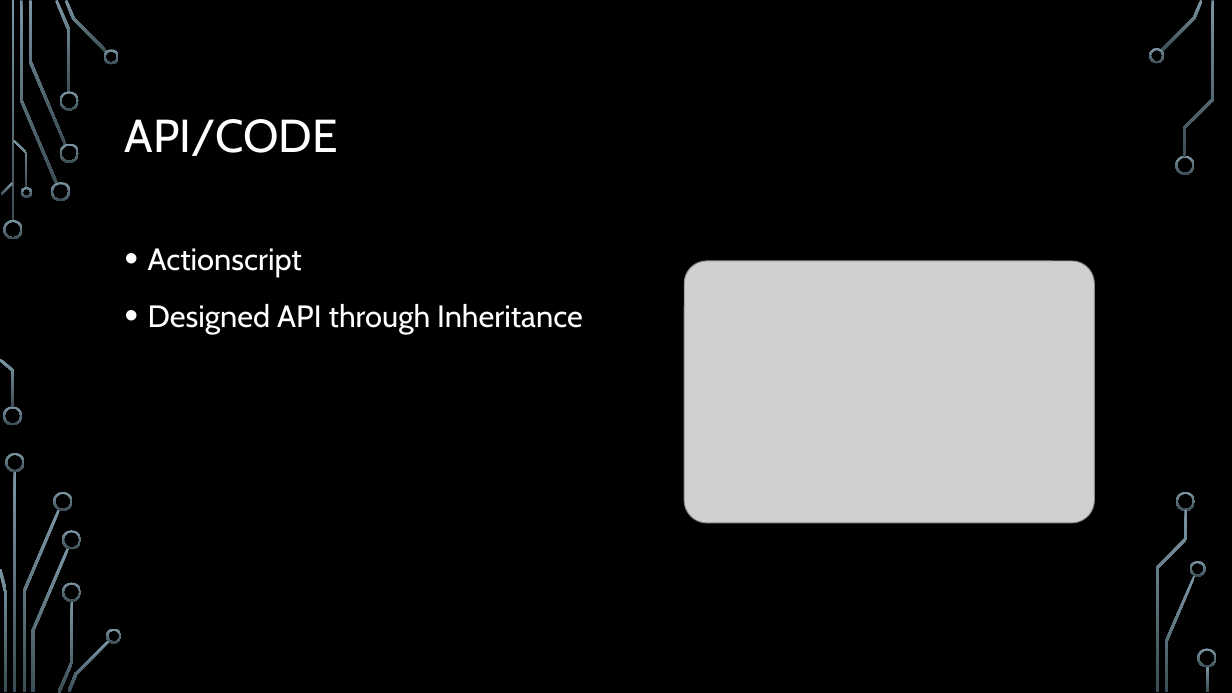
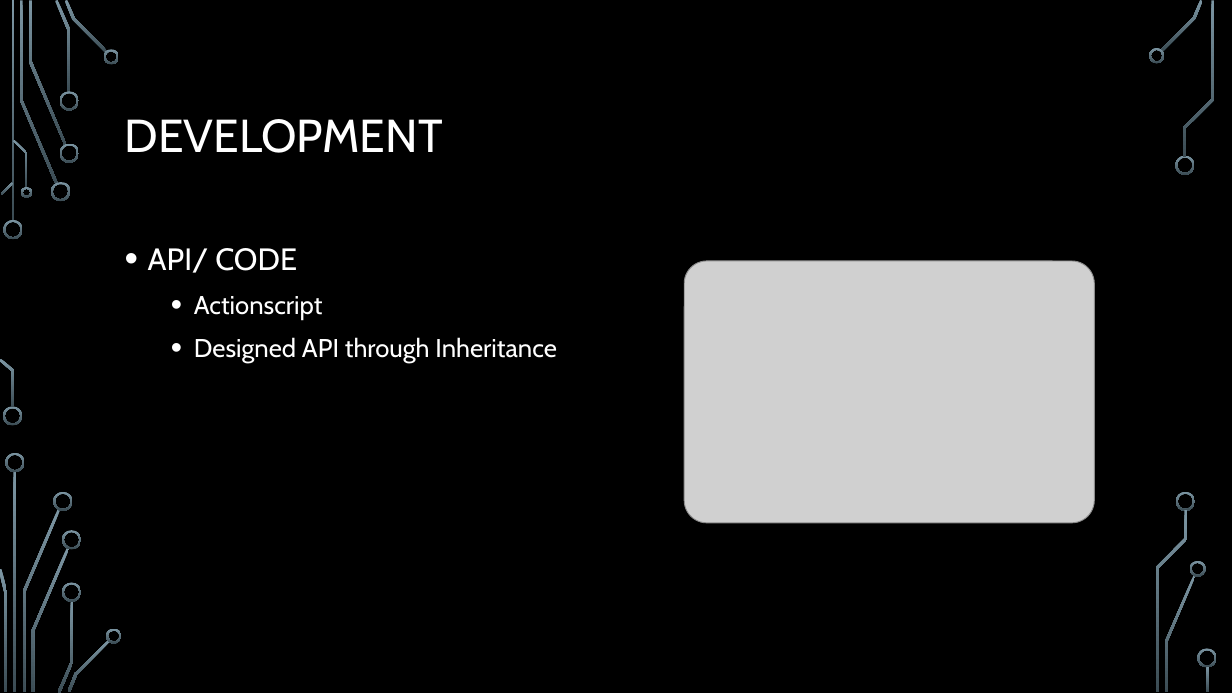
Before and after one commit to MHSCSClub/FBLA_GameSimulation_2014, a slide deck: slide 7 of Powerpoint.pptx (slide 6 before the commit). Drawn at 1232x693 pixels with LibreOffice and Linux fonts; fonts in the diff are those of the drawing; grey boxes stand for pictures; background and template pictures are left out. Boxes give left, top, right and bottom in pixels: in the first picture for what was removed or moved away, otherwise in the second. Text is boxed around its words. In the diff, an @@ line names an element or a change of style, - is before the commit and + after.

```diff
--- a/Powerpoint.pptx
+++ b/Powerpoint.pptx
@@ title at <box>125,119,443,153</box>: text changed @@
-API/CODE
+DEVELOPMENT
@@ text at <box>148,248,297,273</box>: paragraph added @@
+• API/ CODE
@@ text at <box>194,296,556,363</box>: size 24 to 20 pt in "Actionscript", "Designed API through Inheritance"; list level 1 to 2 in "Actionscript"; list level 1 to 2 in "Designed API through Inheritance" @@
```
Also in this commit, not shown: 3 other slides changed, 1 slide added.
